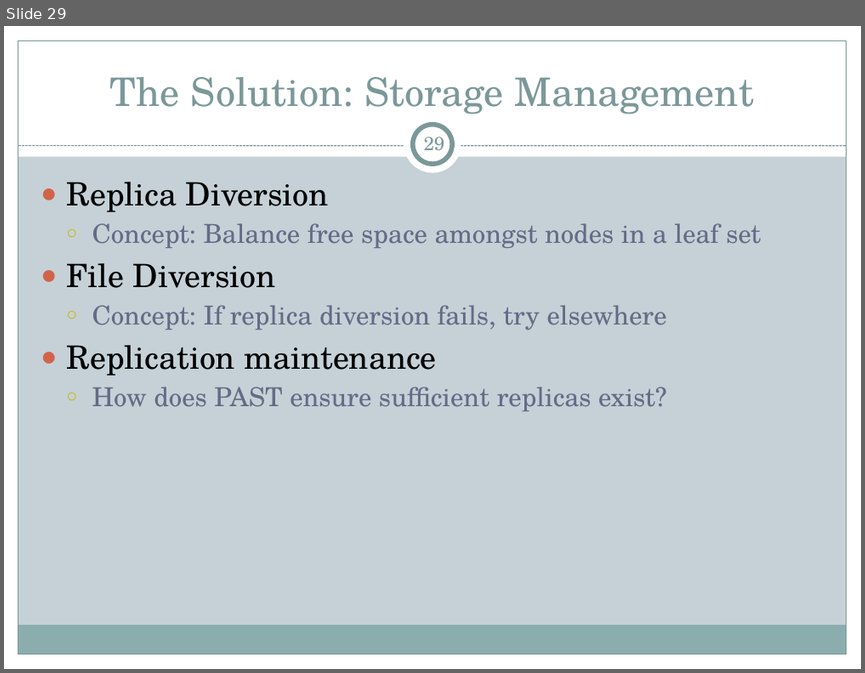
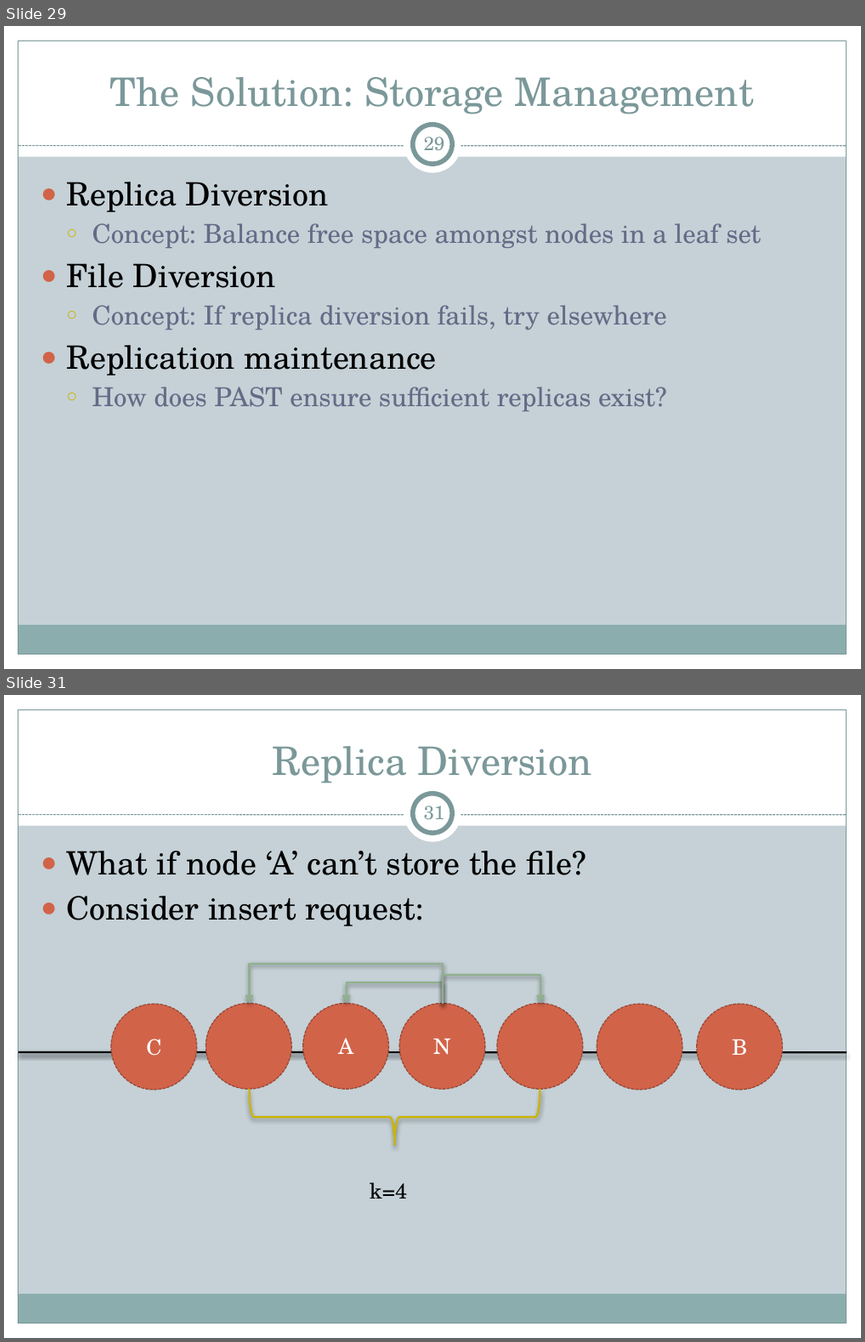
Before and after one commit to cs525-koala/documents, a slide deck: p2p/P2P Apps.pptx. Shown one above the other, each under a label of ours: slide 29 before the commit, slides 29 and 31 after it; the slides between them are not shown. The pictures are 865x673 and 865x1342 pixels, drawn with LibreOffice and Linux fonts; fonts in the diff are those of the drawing. Boxes give left, top, right and bottom in pixels: in the first picture for what was removed or moved away, otherwise in the second. Text is boxed around its words. In the diff, an @@ line names an element or a change of style, - is before the commit and + after.

Commit message:
presentation: replica diversion diagram, part 1.

```diff
--- a/p2p/P2P Apps.pptx
+++ b/p2p/P2P Apps.pptx
@@ slide 31 added at [4, 695, 861, 1338], background #C5D1D7; not listed: 9 template elements that a slide beside it also shows @@
@@ title added at [272, 746, 592, 783], 33 pt, text #7C999A @@
+Replica Diversion
@@ page number added at [424, 800, 445, 819], 16 pt, text #7C999A @@
+31
@@ text added at [66, 851, 586, 926], 27 pt, text #000000 @@
+● What if node ‘A’ can’t store the file?
+● Consider insert request:
@@ elbow arrow added from (443, 1004) to (249, 1003), #8FB08C 1.57 pt @@
@@ elbow arrow added from (443, 1004) to (347, 1003), #8FB08C 1.57 pt @@
@@ elbow arrow added from (443, 1004) to (540, 1003), #8FB08C 1.57 pt @@
@@ ellipse added at [111, 1004, 197, 1089], fill #D16349, outline #9B4936 0.9 pt dashed, 18 pt, text #FFFFFF @@
+C
@@ ellipse added at [206, 1004, 292, 1089], fill #D16349, outline #9B4936 0.9 pt dashed @@
@@ ellipse added at [303, 1004, 389, 1089], fill #D16349, outline #9B4936 0.9 pt dashed, 18 pt, text #FFFFFF @@
+A
@@ ellipse added at [399, 1004, 484, 1089], fill #D16349, outline #9B4936 0.9 pt dashed, 18 pt, text #FFFFFF @@
+N
@@ ellipse added at [497, 1004, 582, 1089], fill #D16349, outline #9B4936 0.9 pt dashed @@
@@ ellipse added at [597, 1004, 682, 1089], fill #D16349, outline #9B4936 0.9 pt dashed @@
@@ ellipse added at [696, 1004, 782, 1089], fill #D16349, outline #9B4936 0.9 pt dashed, 18 pt, text #FFFFFF @@
+B
@@ line added from (846, 1052) to (18, 1052), #000000 1.57 pt @@
@@ left brace added at [249, 1089, 540, 1145], outline #CCB400 1.57 pt @@
@@ text added at [370, 1182, 407, 1198], 18 pt, text #000000 @@
+k=4
```
Also in this commit, not shown: 1 slide changed, 1 other slide added.
